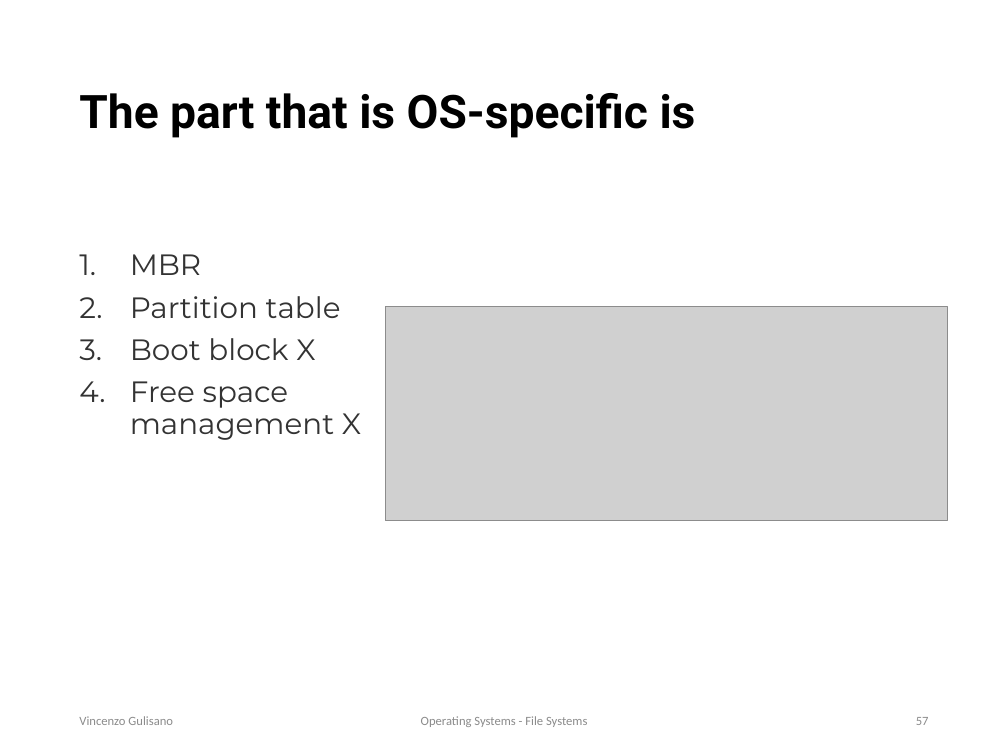
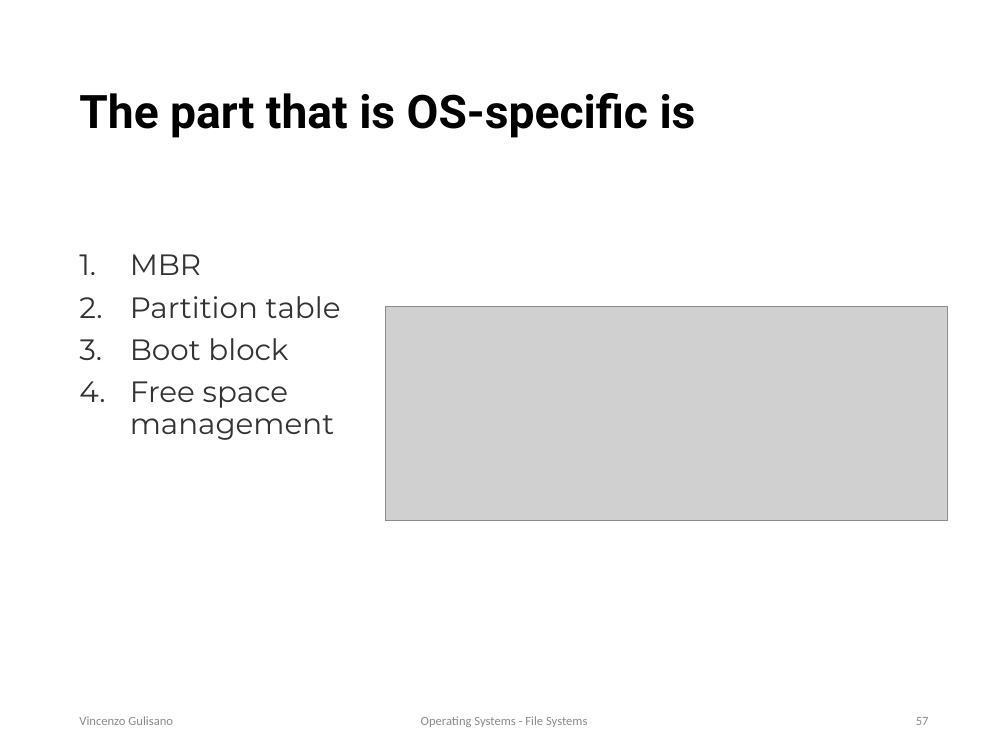
Before and after one commit to vincenzo-gulisano/os_material, a slide deck: slide 57 of file_system/file_systems.pptx. Drawn at 1008x756 pixels with LibreOffice and Linux fonts; fonts in the diff are those of the drawing; grey boxes stand for pictures. Boxes give left, top, right and bottom in pixels: in the first picture for what was removed or moved away, otherwise in the second. Text is boxed around its words. In the diff, an @@ line names an element or a change of style, - is before the commit and + after.

```diff
--- a/file_system/file_systems.pptx
+++ b/file_system/file_systems.pptx
@@ text at box(130, 338, 334, 440): text changed @@
-3. Boot block X
-4. Free space management X
+3. Boot block
+4. Free space management
```
Also in this commit, not shown: 5 other slides changed, 1 other file.
